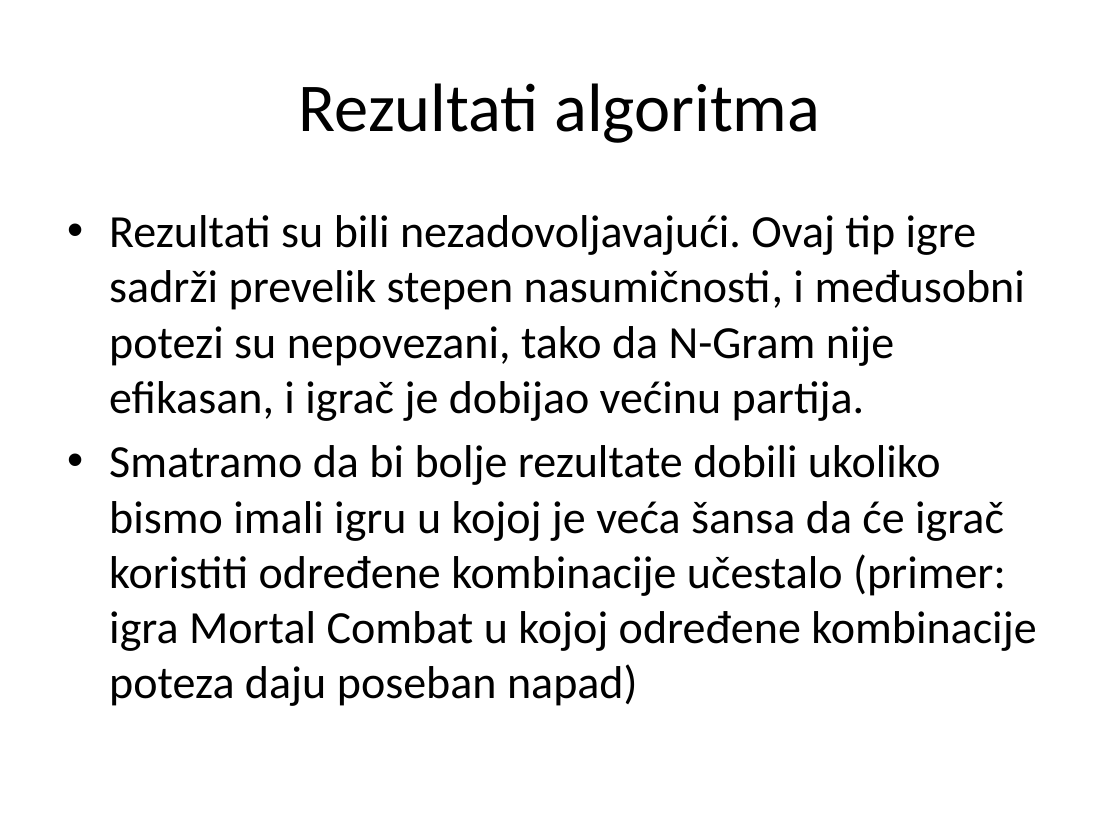
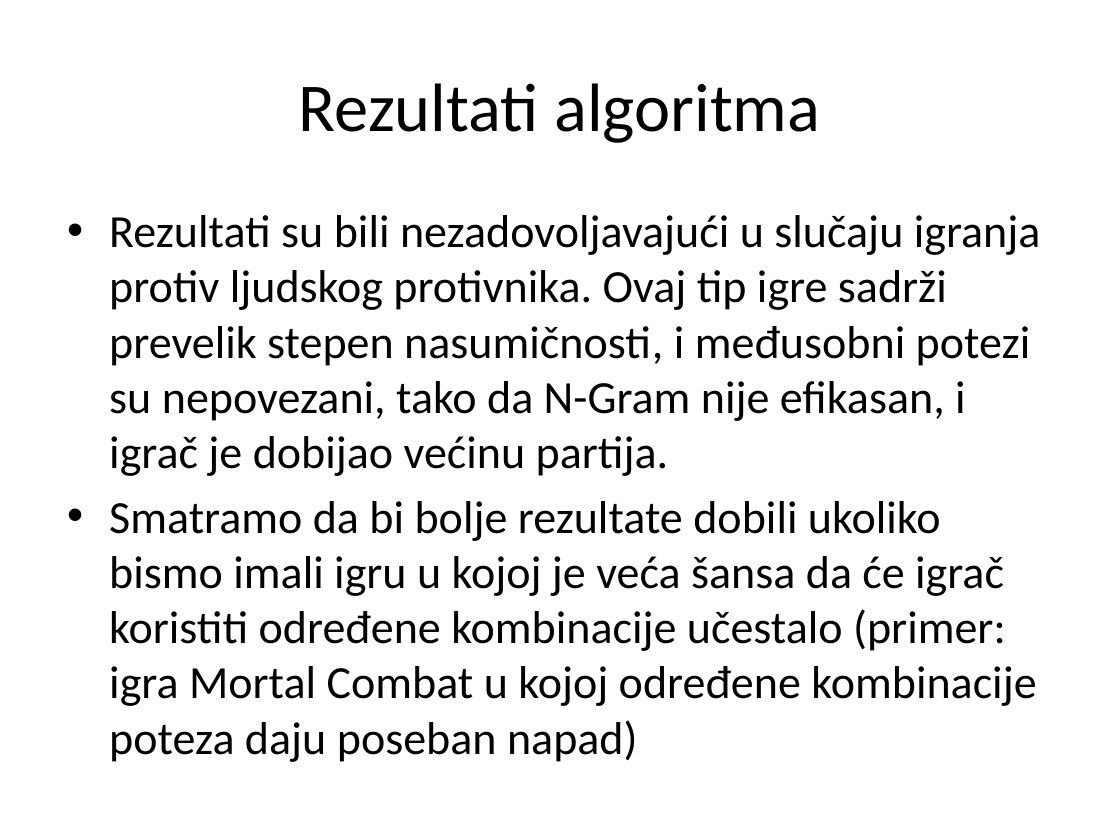
Before and after one commit to AndrejMiletic/SC2015-2016, a slide deck: slide 21 of AI in games.pptx (slide 17 before the commit). Drawn at 1120x840 pixels with LibreOffice and Linux fonts; fonts in the diff are those of the drawing. Boxes give left, top, right and bottom in pixels: in the first picture for what was removed or moved away, otherwise in the second. Text is boxed around its words. In the diff, an @@ line names an element or a change of style, - is before the commit and + after.

```diff
--- a/AI in games.pptx
+++ b/AI in games.pptx
@@ text at bbox=[109, 215, 1041, 476]: text changed @@
-• Rezultati su bili nezadovoljavajući. Ovaj tip igre sadrži prevelik stepen nasumičnosti, i međusobni potezi su nepovezani, tako da N-Gram nije efikasan, i igrač je dobijao većinu partija.
+• Rezultati su bili nezadovoljavajući u slučaju igranja protiv ljudskog protivnika. Ovaj tip igre sadrži prevelik stepen nasumičnosti, i međusobni potezi su nepovezani, tako da N-Gram nije efikasan, i igrač je dobijao većinu partija.
```
Also in this commit, not shown: 2 other slides changed, 4 slides added, 1 other file.
